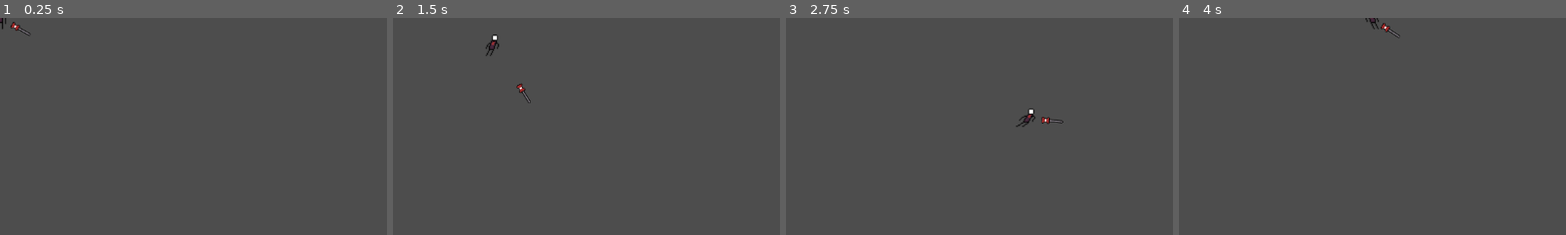
Above: before the commit, frames 1-4 (left to right).
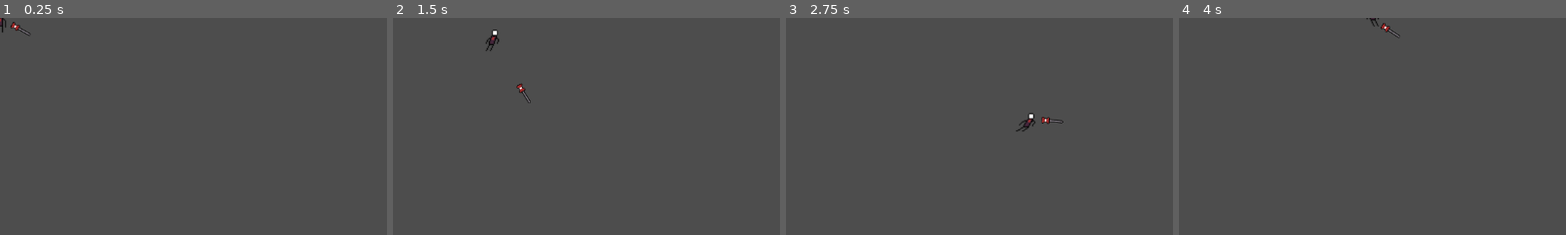
Above: after the commit, the same moments.

Repository: LavaWander/Slesh
Game: Godot game, scene res://player.tscn
Two runs of this game, one before a commit and one after it. Both use one fixed random seed, a clock stepped at 60 frames per second and the inputs below.
Inputs (mouse positions are % of the whole screen's width and height, from its top left):
- Up to frame 1 (0.25 s): no input
- Up to frame 2 (1.5 s): tap Enter at 0.5 s; move the mouse to (72, 45) at 0.52 s; hold D (move_right) 0.53-1.28 s; hold Right mouse button (attack_slash) 0.53-1.28 s; move the mouse to (30, 55) at 1.27 s; hold S (move_down) from 1.28 s (still down); click (30, 55) at 1.35 s
- Up to frame 3 (2.75 s): move the mouse to (60, 28) at 2.02 s; release S (move_down) at 2.03 s; hold D (move_right) from 2.03 s (still down); hold Shift (run) from 2.03 s (still down)
- Up to frame 4 (4 s): move the mouse to (45, 70) at 2.77 s; release D (move_right) at 2.78 s; release Shift (run) at 2.78 s; hold W (move_up) 2.78-3.53 s; right-click (45, 70) at 2.85 s; move the mouse to (80, 65) at 3.52 s; press the mouse at (80, 65) at 3.53 s; hold A (move_left) from 3.53 s (still down)
The pictures show only the part of the screen within x 0-50%, y 0-50%; the shares and areas given below are measured in that part.

The runs differ from the first frame. In frame 1, less than 0.1% of the frame differs, in the area x 0-2%, y 0-7%; in frame 2, 0.2%; in frame 3, 0.2%, in the area x 59-65%, y 41-53%; in frame 4, less than 0.1%.

Commit message:
Added levitation
Made the player levitate up and down as a ghost would

Diff:
--- /dev/null
+++ b/Game/animated_sprite_2d.gd
@@ -0,0 +1,14 @@
+extends AnimatedSprite2D
+
+@export var levitation_speed: float = 3.0   # How fast it moves up and down
+@export var levitation_height: float = 5.0  # Maximum distance up or down
+
+var _base_position: Vector2
+var _time_passed: float = 0.0
+
+func _ready():
+	_base_position = position  # Store the original position
+
+func _process(delta):
+	_time_passed += delta * levitation_speed
+	position.y = _base_position.y + sin(_time_passed) * levitation_height
--- a/Game/player.tscn
+++ b/Game/player.tscn
@@ -2,6 +2,7 @@
 
 [ext_resource type="Script" uid="uid://cip87clth32e3" path="res://player.gd" id="1_4flbx"]
 [ext_resource type="Texture2D" uid="uid://cs1nvcdnsovoj" path="res://assets/player.png" id="2_onrkg"]
+[ext_resource type="Script" uid="uid://dwvvk5p0oy65o" path="res://animated_sprite_2d.gd" id="3_hqtel"]
 [ext_resource type="Script" uid="uid://dk6r5v4nd2sg7" path="res://stats.gd" id="3_i3pqv"]
 
 [sub_resource type="AtlasTexture" id="AtlasTexture_i3pqv"]
@@ -56,6 +57,7 @@
 [node name="AnimatedSprite2D" type="AnimatedSprite2D" parent="." unique_id=919211297]
 sprite_frames = SubResource("SpriteFrames_2hs0m")
 animation = &"idle"
+script = ExtResource("3_hqtel")
 
 [node name="Hitbox" type="CollisionShape2D" parent="." unique_id=2049193788]
 shape = SubResource("RectangleShape2D_i3pqv")
Not shown, added: Game/animated_sprite_2d.gd.uid
